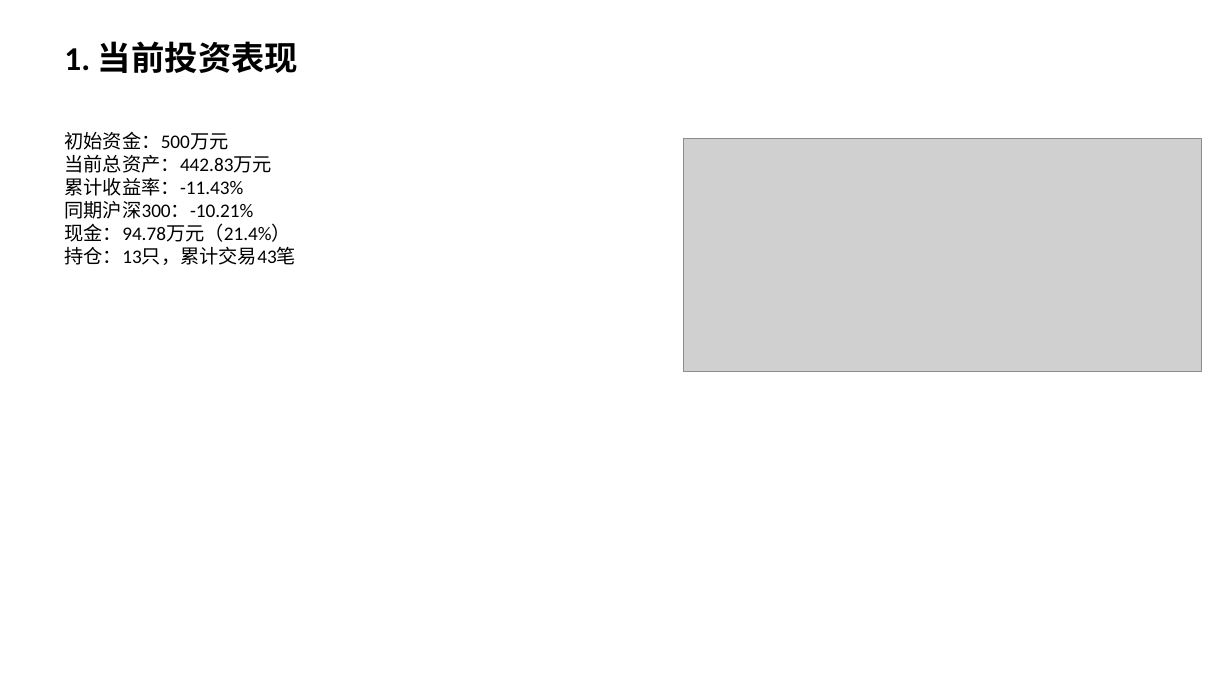
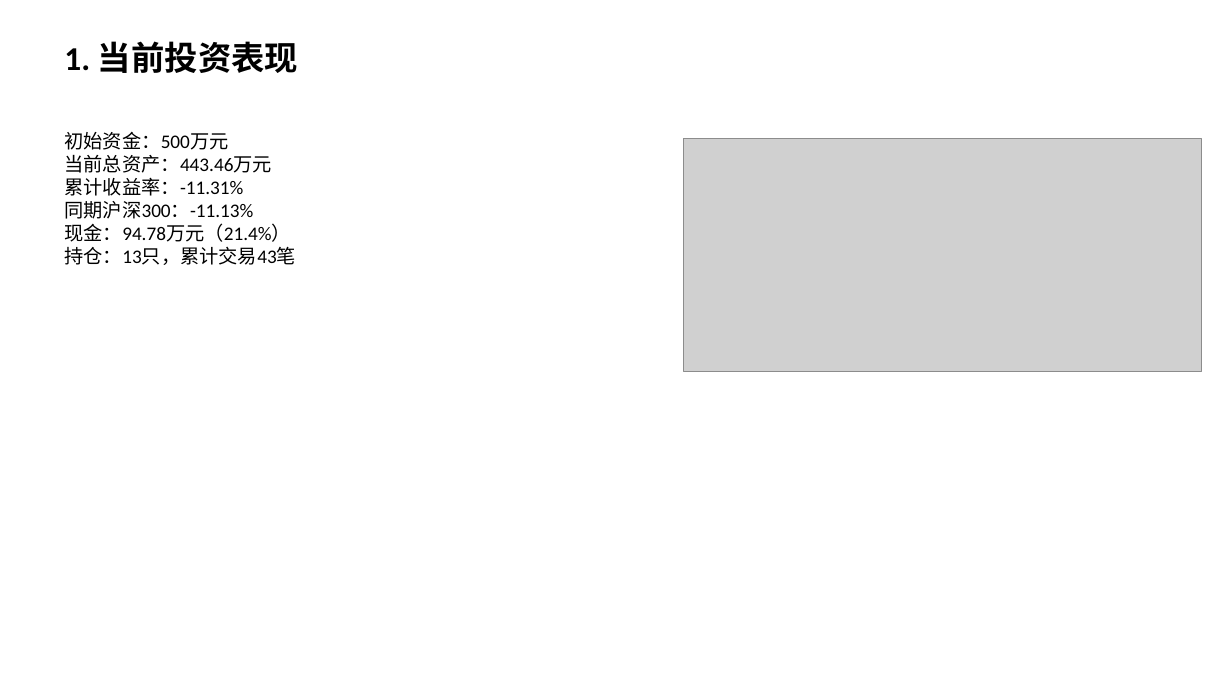
Before and after one commit to Albertdev12/pbl-workflow, a slide deck: slide 2 of outputs/12_中期路演.pptx. Drawn at 1232x693 pixels with LibreOffice and Linux fonts; fonts in the diff are those of the drawing; grey boxes stand for pictures. Boxes give left, top, right and bottom in pixels: in the first picture for what was removed or moved away, otherwise in the second. Text is boxed around its words. In the diff, an @@ line names an element or a change of style, - is before the commit and + after.

```diff
--- a/outputs/12_中期路演.pptx
+++ b/outputs/12_中期路演.pptx
@@ text at bbox=[64, 155, 272, 219]: text changed @@
-当前总资产：442.83万元
-累计收益率：-11.43%
-同期沪深300：-10.21%
+当前总资产：443.46万元
+累计收益率：-11.31%
+同期沪深300：-11.13%
```
Also in this commit, not shown: 3 other slides changed, 51 other files.
